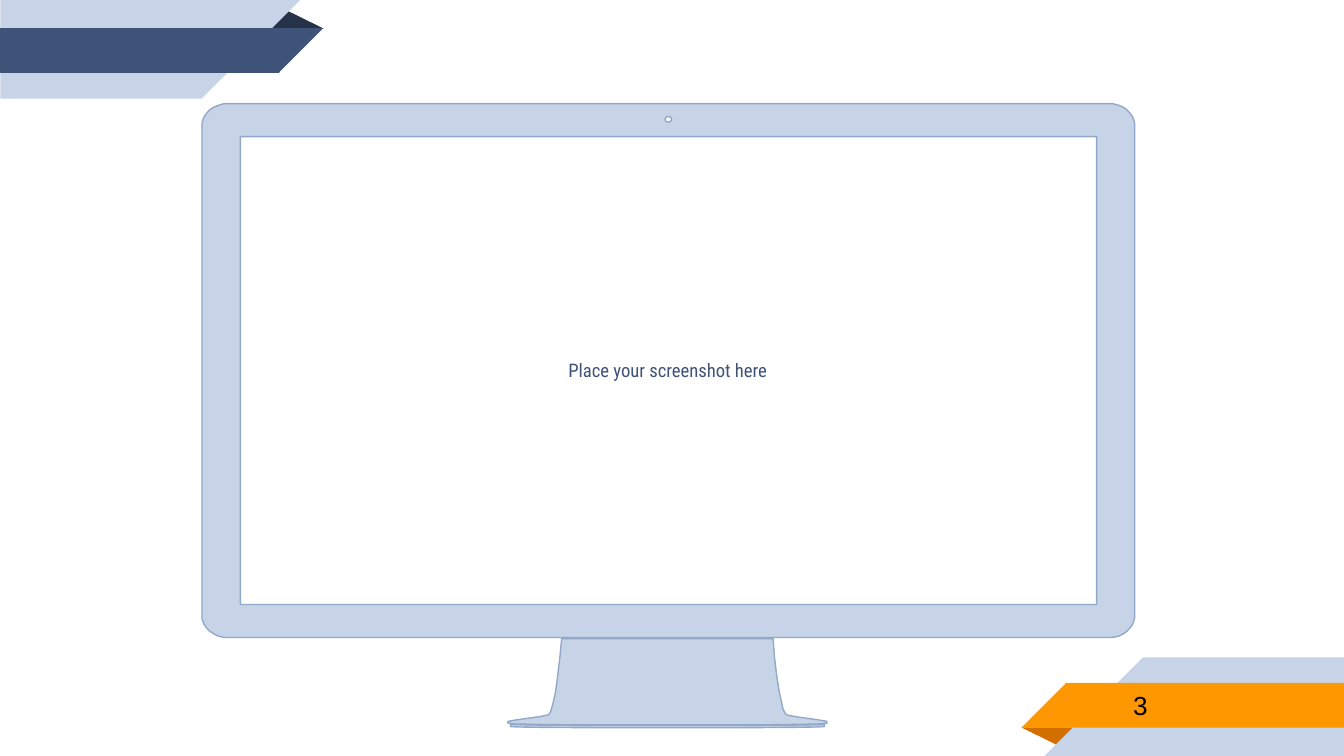
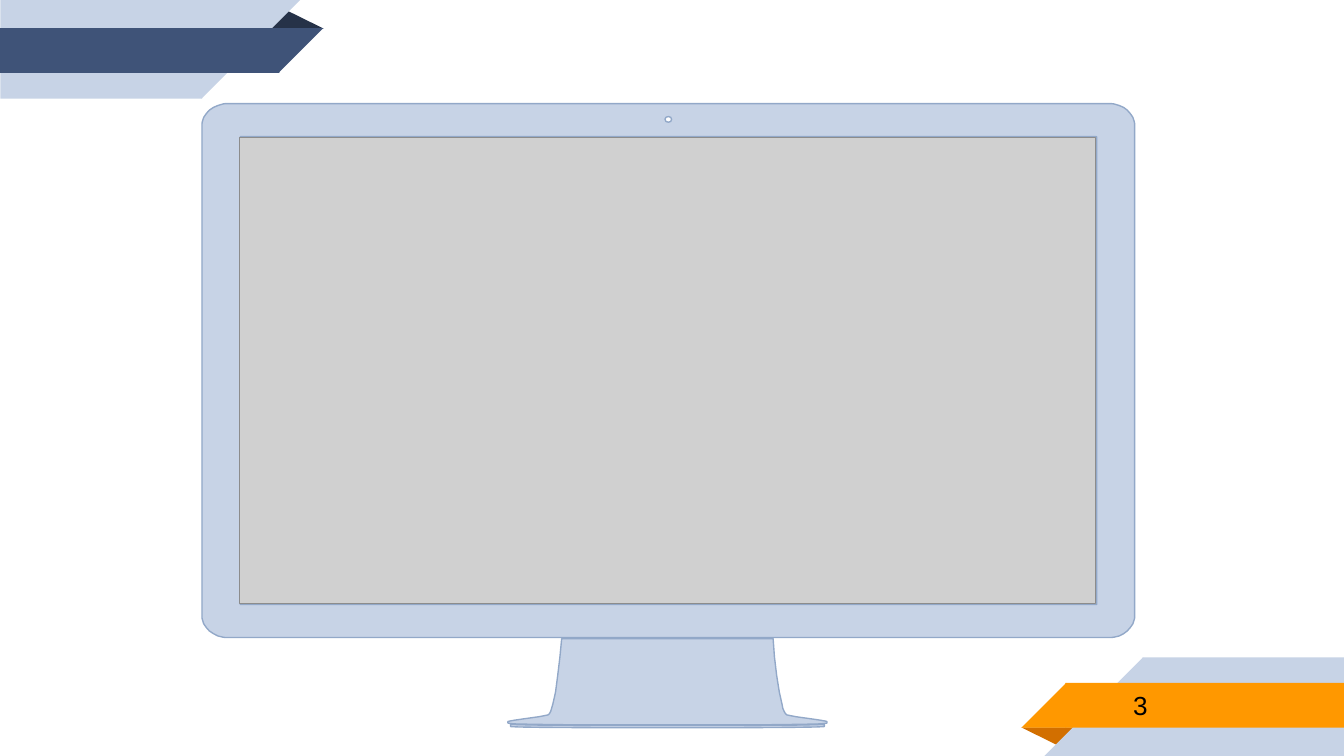
Before and after one commit to rtgiles/EventLite, a slide deck: slide 3 of EventLite.pptx. Drawn at 1344x756 pixels with LibreOffice and Linux fonts; fonts in the diff are those of the drawing; grey boxes stand for pictures. Boxes give left, top, right and bottom in pixels: in the first picture for what was removed or moved away, otherwise in the second. Text is boxed around its words. In the diff, an @@ line names an element or a change of style, - is before the commit and + after.

```diff
--- a/EventLite.pptx
+++ b/EventLite.pptx
@@ picture added at [239, 137, 1095, 603] @@
@@ text removed at [568, 363, 767, 381] @@
-Place your screenshot here
```
Also in this commit, not shown: 3 other slides changed, 26 other files.
